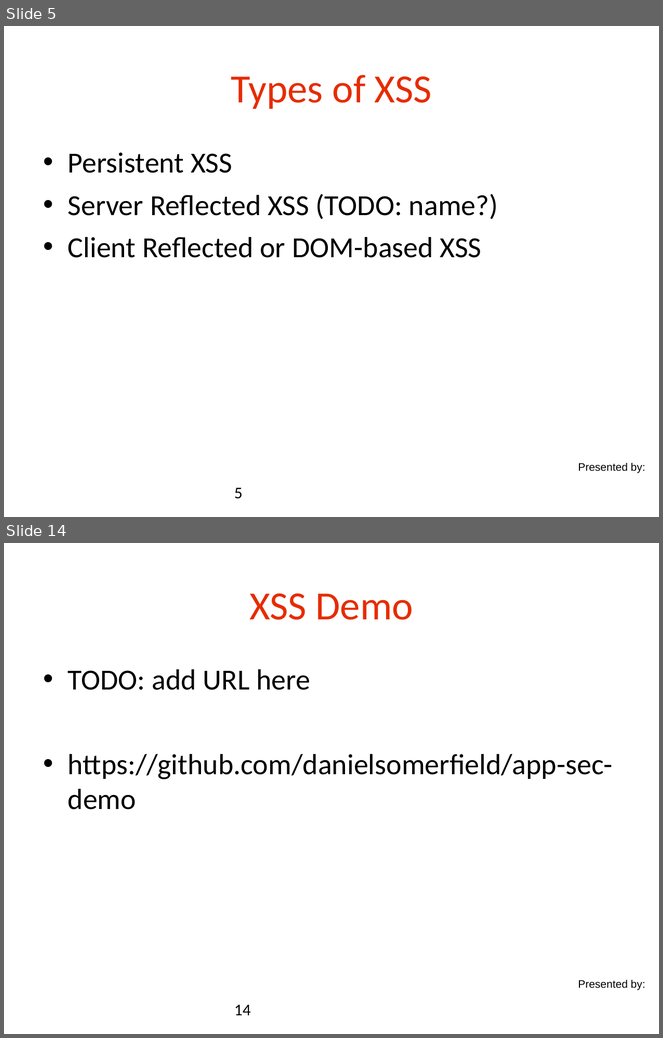
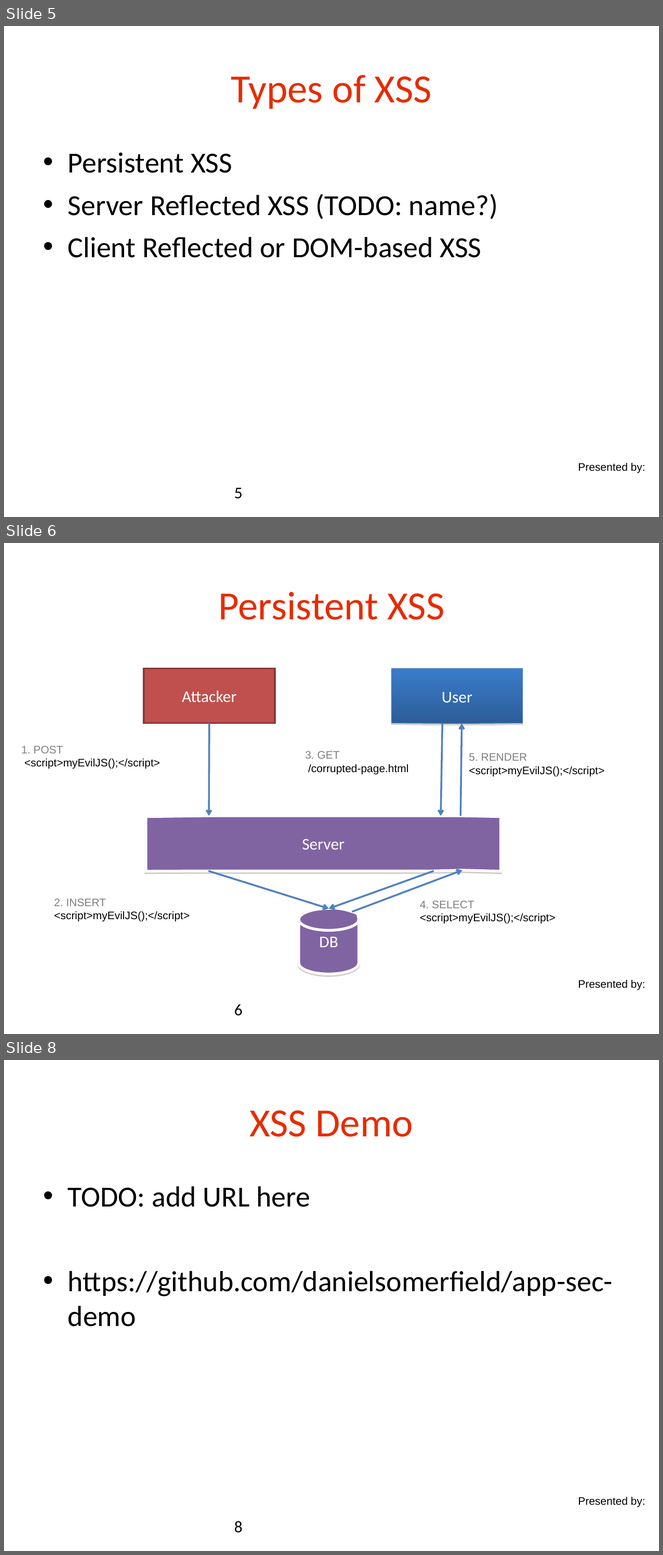
Before and after one commit to danielsomerfield/app-sec-presentation, a slide deck: AppSec Presentation Deck Day 4.ppt. Shown one above the other, each under a label of ours: slides 5 and 14 before the commit, slides 5, 6 and 8 after it; the slides between them are not shown. The pictures are 663x1038 and 663x1555 pixels, drawn with LibreOffice and Linux fonts; fonts in the diff are those of the drawing; background and template pictures are left out. Boxes give left, top, right and bottom in pixels: in the first picture for what was removed or moved away, otherwise in the second. Text is boxed around its words. In the diff, an @@ line names an element or a change of style, - is before the commit and + after.

```diff
--- a/AppSec Presentation Deck Day 4.ppt
+++ b/AppSec Presentation Deck Day 4.ppt
@@ slide 6 added at (4,543,659,1034), background #FFFFFF; not listed: 1 template element that a slide beside it also shows @@
@@ title added at (218,592,444,620), 44 pt, text #E62C00 @@
+Persistent XSS
@@ rectangle added at (143,669,274,723), fill #C0504D, outline #8C3836 2.01 pt, 18 pt, text #FFFFFF @@
+Attacker
@@ freeform shape added at (392,669,523,724), fill gradient #3A7CCB to #2C5D98, outline #4A7EBB 0.74 pt, 18 pt, text #FFFFFF @@
+User
@@ arrow added from (209, 723) to (209, 816), #4F81BD 2.01 pt @@
@@ arrow added from (442, 724) to (441, 816), #4F81BD 2.01 pt @@
@@ arrow added from (461, 816) to (462, 724), #4F81BD 2.01 pt @@
@@ text added at (21,746,160,769), 12 pt, text #000000 @@
+1. POST
+<script>myEvilJS();</script>
@@ text added at (305,751,409,774), 12 pt, text #000000 @@
+3. GET
+/corrupted-page.html
@@ text added at (469,753,605,776), 12 pt, text #000000 @@
+5. RENDER
+<script>myEvilJS();</script>
@@ freeform shape added at (146,816,501,872), fill #8064A2, outline #FFFFFF 3 pt, 18 pt, text #FFFFFF @@
+Server
@@ arrow added from (208, 871) to (329, 909), #4F81BD 2.01 pt @@
@@ arrow added from (434, 871) to (329, 909), #4F81BD 2.01 pt @@
@@ arrow added from (352, 912) to (463, 871), #4F81BD 2.01 pt @@
@@ text added at (54,899,190,922), 12 pt, text #000000 @@
+2. INSERT
+<script>myEvilJS();</script>
@@ text added at (420,901,556,924), 12 pt, text #000000 @@
+4. SELECT
+<script>myEvilJS();</script>
@@ freeform shape added at (299,909,359,975), fill #8064A2, outline #FFFFFF 3 pt, 18 pt, text #FFFFFF @@
+DB
@@ page number added at (234,1004,243,1016), 18 pt, text #000000 @@
+6
@@ what was slide 14 is now slide 8 @@
@@ page number at (234,1521,243,1533): text changed @@
-14
+8
```
Also in this commit, not shown: 1 other slide added, 2 slides removed.
